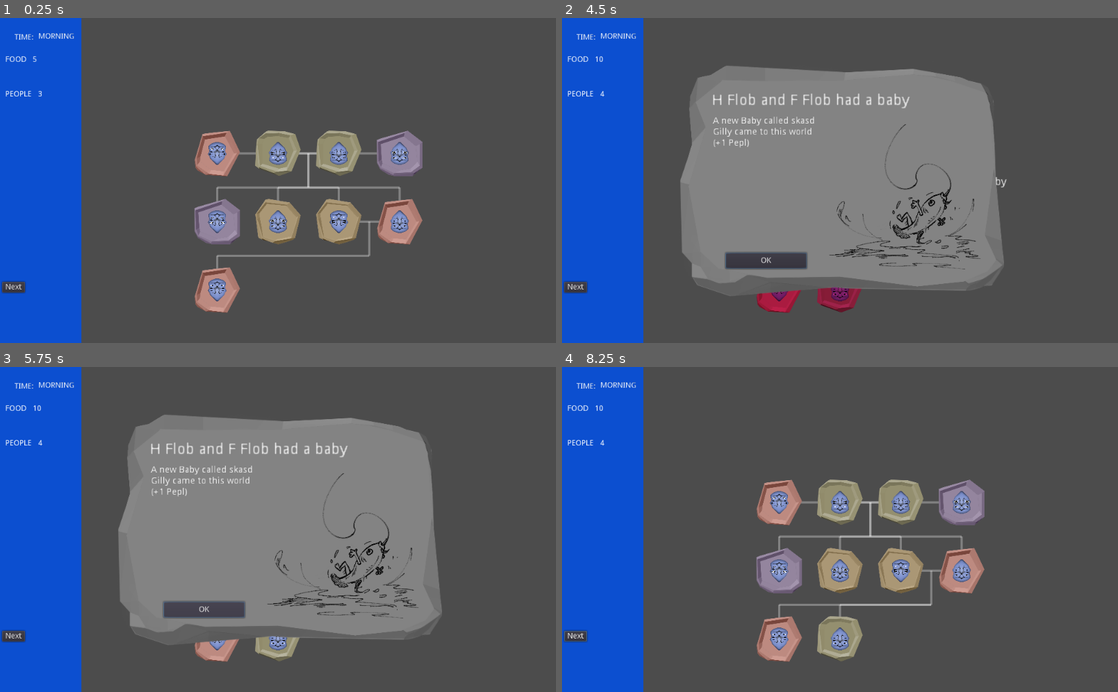
Above: before the commit, frames 1-4 (two rows, left to right).
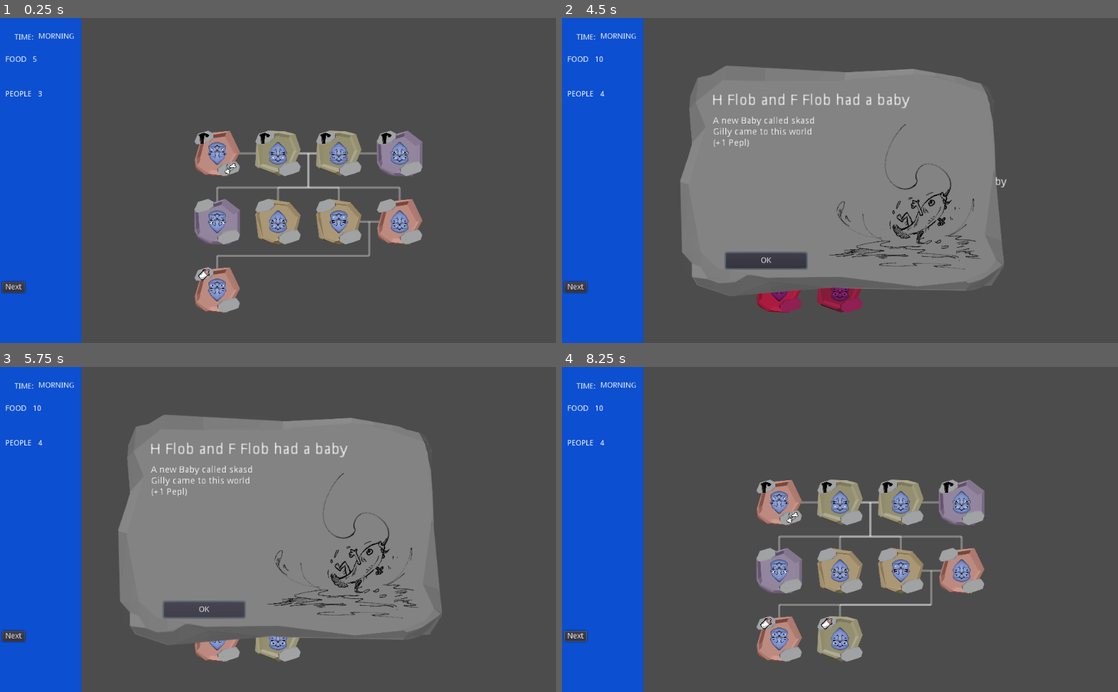
Above: after the commit, the same moments.

Repository: pmoco/GGJ23-FlipFlop_Gene
Game: Godot game, scene res://scenes/test.tscn
Same seed, same stepped clock (60 frames per second), same inputs: the game is played once before the commit and once after it.
Inputs (mouse positions are in pixels of both pictures, inside the frame that each line leads up to):
- Up to frame 1 (0.25 s): no input
- Up to frame 2 (4.5 s): click "Next" at 0.5 s; click "Next" at 1.25 s; click "OK" at 2 s; click "OK" at 2.75 s; click "Next" at 3.5 s; tap Enter at 4.25 s; move the mouse to (962, 164) at 4.27 s; click (962, 164) at 4.42 s
- Up to frame 3 (5.75 s): click "OK" at 5 s
- Up to frame 4 (8.25 s): tap Space at 5.75, 7.25 s; move the mouse to (728, 545) at 5.77 s; click (728, 545) at 5.92 s; tap Enter at 6.5, 8 s; move the mouse to (895, 458) at 6.52 s; click (895, 458) at 6.67 s; move the mouse to (812, 594) at 7.27 s; click (812, 594) at 7.42 s; move the mouse to (1006, 578) at 8.02 s; click (1006, 578) at 8.17 s

The runs differ from the first frame. In frame 1, 1.9% of the frame differs, in the area x 35-76%, y 34-91%; in frame 2, 0.2%; in frame 3, 0.2%; in frame 4, 2.1%.
Error in both runs: Invalid operands 'String' and 'int' in operator '+'. (res://scripts/Events/DineEvent.gd:6)

Commit message:
Add status and age iconography to graph

Diff:
--- a/Character.gd
+++ b/Character.gd
@@ -45,9 +45,22 @@
 var frame_index : int = (randi() % 5) + 1
 var frame_texture: Texture = null
 
+var frame_status_texture: Texture = null
+
+var status_dead_texture: Texture = null
+var status_wounded_texture: Texture = null
+var status_hungry_texture: Texture = null
+var status_sick_texture: Texture = null
+var status_offset : Vector2 = Vector2(20, 25)
+var status_size : Vector2
+
+var age_elder_texture: Texture = null
+var age_child_texture: Texture = null
+var age_offset : Vector2 = Vector2(-50, -55)
+var age_size : Vector2
+
 var face_index : int = (randi() % 10) + 1
 var face_texture: Texture = null
-var face_offset : Vector2 = Vector2(10, 10)
 var face_size : Vector2
 
 var default_font: Font = null
@@ -60,14 +73,26 @@
 
 	var frame_texture_name = "MOLDURA_" + str(frame_index) + ".png"
 	frame_texture = load("res://ASSETS/UI_OVERLAYS/" + frame_texture_name)
+	frame_status_texture = load("res://ASSETS/UI_OVERLAYS/MOLDURA_STATES.png")
 
 	var face_texture_name = "FACE_" + str(face_index) + ".png"
 	face_texture = load("res://ASSETS/FACES/" + face_texture_name)
 	face_size = Vector2(rect_size[0]*.8, rect_size[0]*1)
 
+	status_size = Vector2(rect_size[0]*.5, rect_size[0]*.5)
+	age_size = Vector2(rect_size[0]*.5, rect_size[0]*.5)
+
 	var label = Label.new()
 	default_font = label.get_font("")
 	label.free()
+
+	status_dead_texture = load("res://ASSETS/ICONS/ICON_DEAD.png")
+	status_wounded_texture = load("res://ASSETS/ICONS/ICONS_WOUNDED.png")
+	status_hungry_texture = load("res://ASSETS/ICONS/ICON_FOOD_HUNGER.png")
+	status_sick_texture = load("res://ASSETS/ICONS/ICON_SICK.png")
+
+	age_child_texture = load("res://ASSETS/ICONS/ICON_BABY.png")
+	age_elder_texture = load("res://ASSETS/ICONS/ICONS_ELDER.png")
 
 # Called every frame. 'delta' is the elapsed time since the previous frame.
 func _process(_delta):
@@ -131,6 +156,7 @@
 	var frame_size: Vector2 = Vector2(Vector2(rect_size[0] * 2, rect_size[0] * 2))
 	var frame_rect: Rect2 = Rect2(frame_pos, frame_size)
 	draw_texture_rect(frame_texture, frame_rect, false, color)
+	draw_texture_rect(frame_status_texture, frame_rect, false, color)
 
 	var face_pos: Vector2 = Vector2(rect_position - (face_size * Vector2(.5, .5)))
 	var face_rect: Rect2 = Rect2(face_pos, face_size)
@@ -141,6 +167,35 @@
 	draw_texture_rect(face_texture, face_rect, false, color)
 	if flip:
 		draw_set_transform(Vector2(), 0, Vector2(1, 1))
+
+	# Status Effect
+	var status_texture = null
+	if !is_alive:
+		status_texture = status_dead_texture
+	else:
+		match status:
+			STATUS.HUNGRY:
+				status_texture = status_hungry_texture
+			STATUS.SICK:
+				status_texture = status_sick_texture
+			STATUS.WOUNDED:
+				status_texture = status_wounded_texture
+	if status_texture:
+		var status_pos: Vector2 = Vector2(rect_position + status_offset)
+		var status_rect: Rect2 = Rect2(status_pos, status_size)
+		draw_texture_rect(status_texture, status_rect, false, color)
+
+	# Age Effect
+	var age_texture = null
+	match age:
+		AGE.CHILD:
+			age_texture = age_child_texture
+		AGE.ELDER:
+			age_texture = age_elder_texture
+	if age_texture:
+		var age_pos: Vector2 = Vector2(rect_position + age_offset)
+		var age_rect: Rect2 = Rect2(age_pos, age_size)
+		draw_texture_rect(age_texture, age_rect, false, color)
 
 	# Show Tooltip
 	var offset = get_local_mouse_position()
